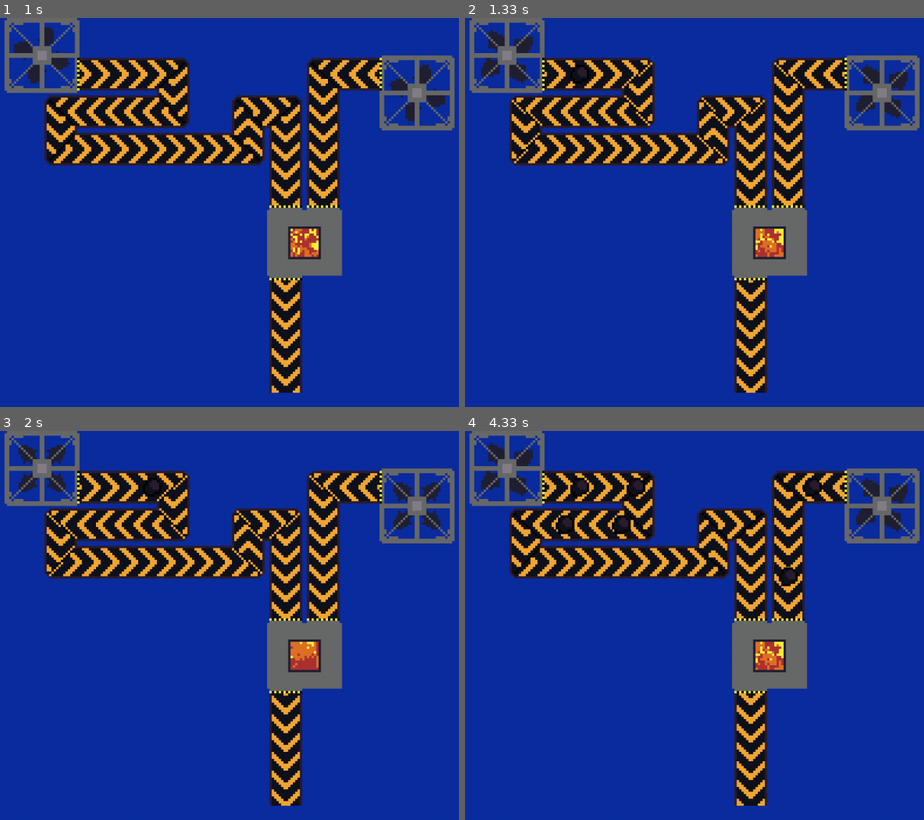
Above: before the commit, frames 1-4 (two rows, left to right).
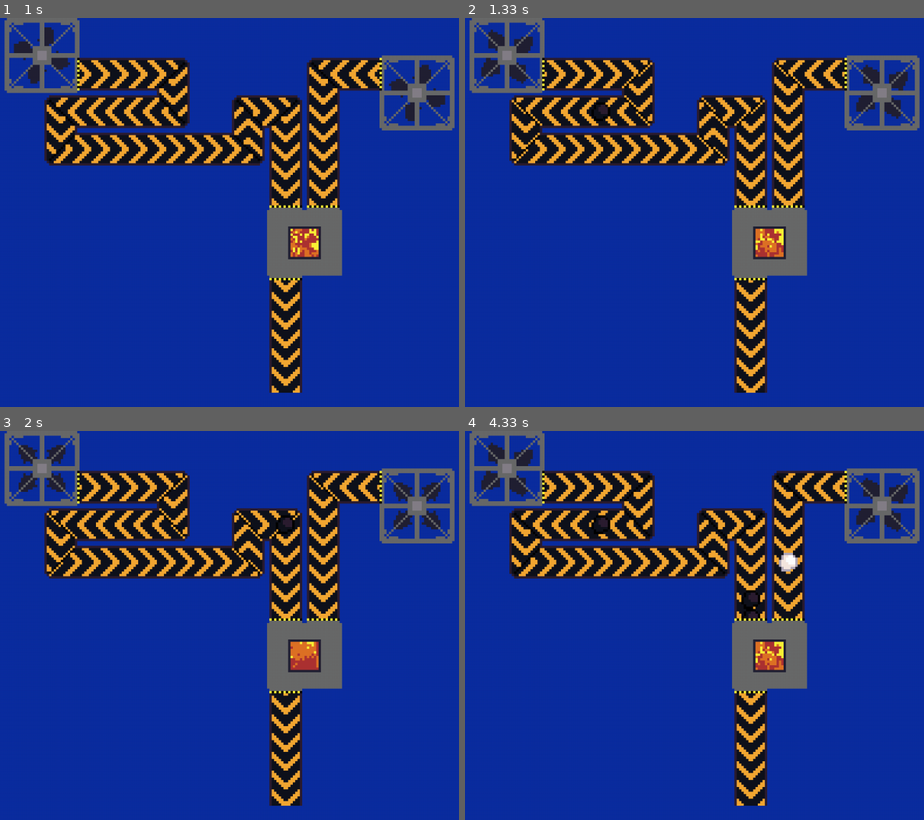
Above: after the commit, the same moments.

Repository: fijianfugufish/factory-game
Game: pygame game, started from main.pyw
The game is run twice, just before and just after one commit, with the same random seed, the same clock (stepped at 60 frames per second) and the same inputs.
Inputs:
- Up to frame 1 (1 s): no input
- Up to frame 2 (1.33 s): no input
- Up to frame 3 (2 s): no input
- Up to frame 4 (4.33 s): no input

Frame 1 is identical in both runs. In frame 2, 0.2% of the frame differs, in the area x 22-32%, y 11-27%; in frame 3, 0.2%; in frame 4, 1.1%, in the area x 19-78%, y 11-49%.

Commit message:
added z values and made items on transports nicer

Diff:
--- a/decodeFactory.py
+++ b/decodeFactory.py
@@ -22,6 +22,9 @@
 _ConveyorTurnFrames =     [image.load(f"Images/Conveyorbelt/ConveyorTurn/ConveyorTurn{i}.png").convert_alpha() for i in range(1, 9)]
 
 _CoalSprite = image.load(f"Images/Ore/Coal.png").convert_alpha()
+_IronOreSprite = image.load(f"Images/Ore/IronOre.png").convert_alpha()
+
+_SteelIngotSprite = image.load(f"Images/Ingot/SteelIngot.png").convert_alpha()
 
 class Drill(pygameui.AnimatableSprite):
     def __init__(self, x, y, id, worldPos, **kwargs):
@@ -30,6 +33,7 @@
         self.addAnimation("drill", *_DrillFrames)
         self.startAnimation("drill", 8)
         self.id = id
+        self.z = 1
 
         self.worldPos = worldPos
 
@@ -58,6 +62,7 @@
         self.addAnimation("cook", *_FurnaceFrames)
         self.startAnimation("cook", 10)
         self.id = id
+        self.z = 1
 
         self.worldPos = worldPos
 
@@ -74,7 +79,13 @@
     def __init__(self, x, y, item, **kwargs):
         super().__init__(x, y, w = 0.5 * 64, h = 0.5 * 64, **kwargs)
 
-        self.image = _CoalSprite
+        match item:
+            case fac.Items.Coal:
+                self.image = _CoalSprite
+            case fac.Items.IronOre:
+                self.image = _IronOreSprite
+            case fac.Items.SteelIngot:
+                self.image = _SteelIngotSprite
 
         self.item = item
 
@@ -233,7 +244,7 @@
         transport = factory.transports[transport.id]
         for i, item in enumerate(transport.items):
             itemType = item[0]
-            itemPos = item[1]
+            itemPos = item[1] - 1
             itemid = transport.itemids[i]
 
             # itemPos is recorded in 'transport space', distance along the trasport
@@ -253,7 +264,7 @@
 
             distanceIntoSegment = (itemPos / 2) - segmentStartDistance
 
-            t = distanceIntoSegment / segmentLength
+            t = distanceIntoSegment / segmentLength if segmentLength > 0 else 0
 
             # get world pos from the lerp and offset it to center
             itemPosWorld = (lerp(startx, endx, t) + 0.25, lerp(starty, endy, t) + 0.25)
--- a/factory.py
+++ b/factory.py
@@ -14,7 +14,7 @@
     Wood = 1
     IronOre = 2
     Coal = 3
-    Steel = 4
+    SteelIngot = 4
     # etc...
 
 @dataclass
@@ -28,7 +28,7 @@
         Items.IronOre: 3,
         Items.Coal: 1
         },
-    result = [Items.Steel, 1],
+    result = [Items.SteelIngot, 1],
     time = 2,
 )
 
@@ -99,7 +99,7 @@
 
 conveyor = Transport(
     type = "ConveyorBelt",
-    speed = 3,
+    speed = 30,
     length = 10,
     # input = None,
     # output = None,
@@ -231,7 +231,7 @@
 
             cumulativeLength += dx + dy
 
-        length = cumulativeLength
+        length = cumulativeLength + 1
 
         return length if length > 2 else 2
 
@@ -242,9 +242,9 @@
 
         cumulativeLength = 0
 
-        for i, turn in enumerate(transport.turns):
-            prevTurnPos = transport.turns[i - 1][0] if i > 0 else transport.turns[i][0]
-            turnPos = turn[0]
+        for i in range(1, len(transport.turns)):
+            prevTurnPos = transport.turns[i - 1][0] if i > 0 else transport.turns[i]
+            turnPos = transport.turns[i][0]
 
             dx = abs(turnPos[0] - prevTurnPos[0])
             dy = abs(turnPos[1] - prevTurnPos[1])
--- a/pygameui.py
+++ b/pygameui.py
@@ -21,13 +21,14 @@
 class UI():
     instances = []
 
-    def __init__(self, x, y, w, h, style = defaultStyle, **kwargs):
+    def __init__(self, x, y, w, h, z = 0, style = defaultStyle, **kwargs):
         super().__init__(**kwargs)
 
         self._x = x
         self._y = y
         self._w = w
         self._h = h
+        self.z = z
 
         self.color = style["color"]
         self.outline = style["outline"]
@@ -86,14 +87,15 @@
 
     @classmethod
     def drawAll(cls, window):
+        cls.instances.sort(key = lambda item: item.z)
         for i in cls.instances:
             i.draw(window)
 
 class Button(UI):
     buttonInstances = []
 
-    def __init__(self, x, y, w, h, action = lambda: ..., style = defaultStyle, **kwargs):
-        super().__init__(x, y, w, h, style = style, **kwargs)
+    def __init__(self, x, y, w, h, z = 0, action = lambda: ..., style = defaultStyle, **kwargs):
+        super().__init__(x, y, w, h, z, style = style, **kwargs)
 
         self.action = action
 
@@ -160,8 +162,8 @@
 
 
 class Label(UI):
-    def __init__(self, x, y, w, h, text = "", style = defaultStyle, **kwargs):
-        super().__init__(x, y, w, h, style = style, **kwargs)
+    def __init__(self, x, y, w, h, z = 0, text = "", style = defaultStyle, **kwargs):
+        super().__init__(x, y, w, h, z, style = style, **kwargs)
 
         self.font = font.SysFont(style["font"], style["fontSize"])
         self.text = text
@@ -178,7 +180,7 @@
         window.blit(self.font.render(self.text, False, self.textColor), (self.x + self.textPadx, self.y + self.textPady))
 
 class TextButton(Button, Label):
-    def __init__(self, x, y, w, h, text = "", action = lambda: ..., style = defaultStyle, **kwargs):
+    def __init__(self, x, y, w, h, z = 0, text = "", action = lambda: ..., style = defaultStyle, **kwargs):
         super().__init__(x, y, w, h, text = text, action = action, style = style, **kwargs)
 
         self._OriginalTextColor = style["textColor"]
@@ -199,8 +201,8 @@
         self.textColor = self._OriginalTextColor
 
 class Image(UI):
-    def __init__(self, x, y, w, h, image = noTexture, style = defaultStyle, **kwargs):
-        super().__init__(x, y, w, h, style = style, **kwargs)
+    def __init__(self, x, y, w, h, z = 0, image = noTexture, style = defaultStyle, **kwargs):
+        super().__init__(x, y, w, h, z, style = style, **kwargs)
 
         self.x = x
         self.y = y
@@ -268,8 +270,8 @@
         window.blit(self.image, (self.x, self.y))
 
 class ImageButton(Button, Image):
-    def __init__(self, x, y, w, h, image = noTexture, action = lambda: ..., style = defaultStyle, **kwargs):
-        super().__init__(x, y, w, h, image = image, action = action, style = style, **kwargs)
+    def __init__(self, x, y, w, h, z = 0, image = noTexture, action = lambda: ..., style = defaultStyle, **kwargs):
+        super().__init__(x, y, w, h, z, image = image, action = action, style = style, **kwargs)
 
         self.lighteningAmount = (255 * self.lighteningAmount) - 255
         self.darkeningAmount *= 255
@@ -286,14 +288,14 @@
         self.image = self._OriginalImage
 
 class Sprite(Image):
-    def __init__(self, x, y, w, h, image = noTexture, style = defaultStyle, **kwargs):
-        super().__init__(x, y, w, h, image = image, style = style, **kwargs)
+    def __init__(self, x, y, w, h, z = 0, image = noTexture, style = defaultStyle, **kwargs):
+        super().__init__(x, y, w, h, z, image = image, style = style, **kwargs)
 
 class AnimatableSprite(Sprite):
     animationInstances = []
 
-    def __init__(self, x, y, w, h, image = noTexture, style = defaultStyle, **kwargs):
-        super().__init__(x, y, w, h, image = image, style = style, **kwargs)
+    def __init__(self, x, y, w, h, z = 0, image = noTexture, style = defaultStyle, **kwargs):
+        super().__init__(x, y, w, h, z, image = image, style = style, **kwargs)
 
         self.animations = {}
         self.currentAnimation = None
